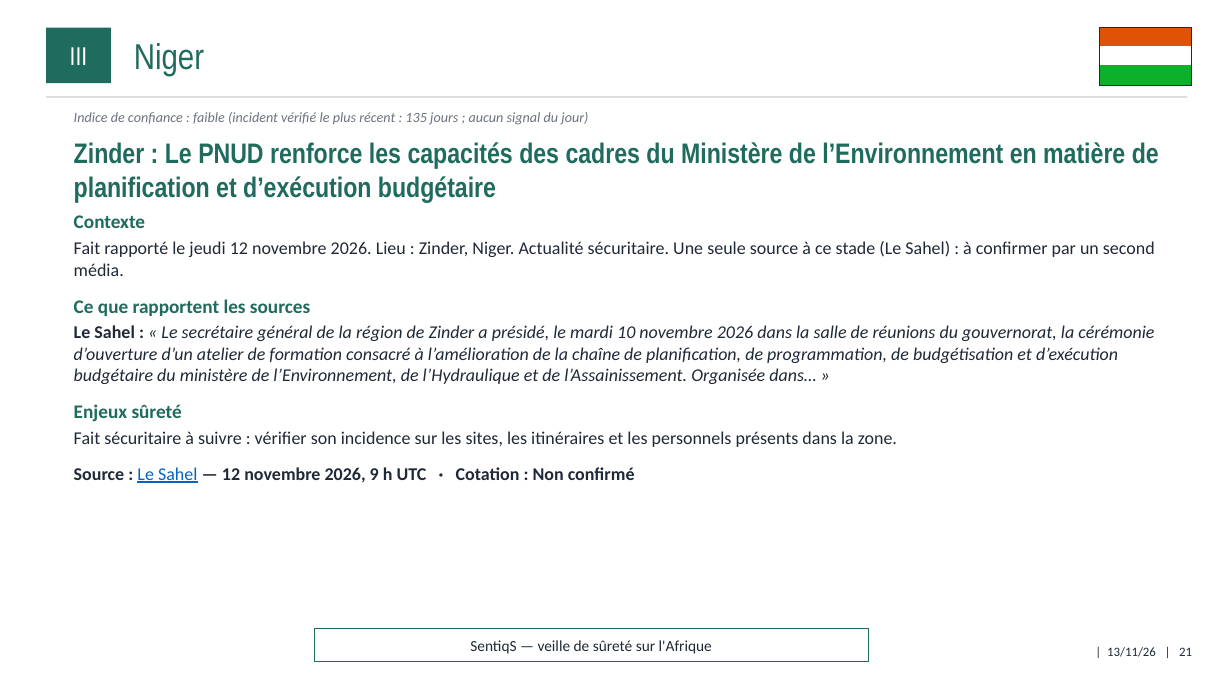
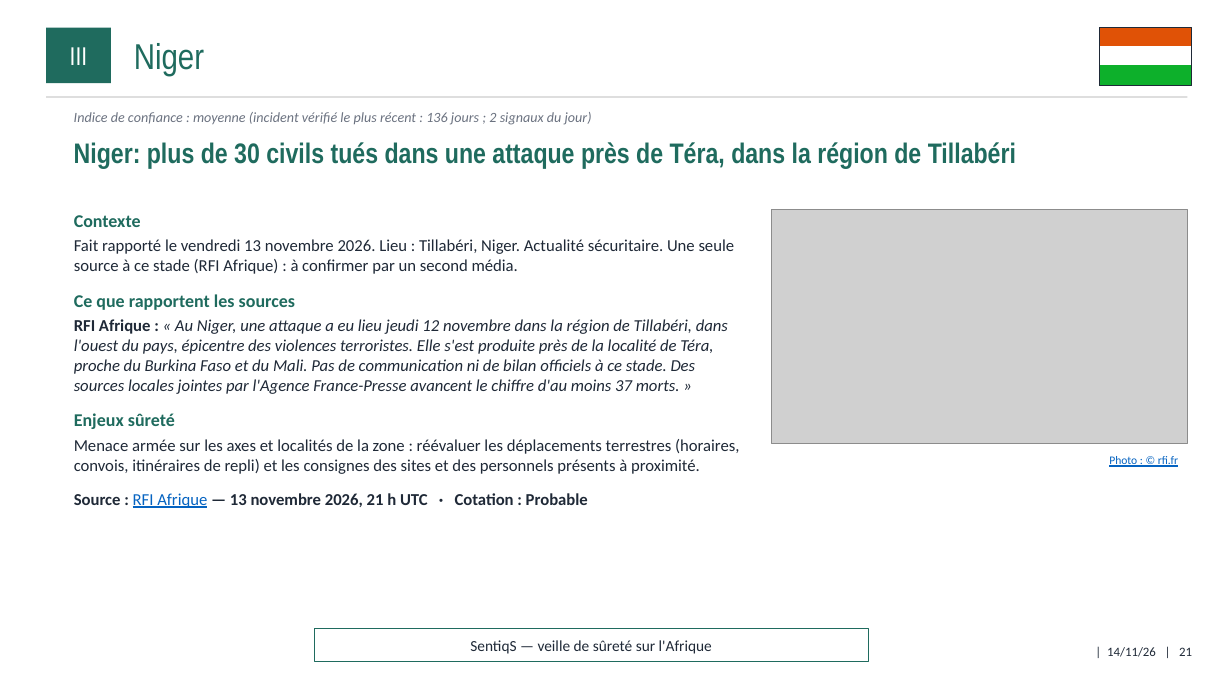
Before and after one commit to ytl1-ops/SentiqS, a slide deck: slide 21 of web/rapports/mensuel/2026-11.pptx. Drawn at 1232x693 pixels with LibreOffice and Linux fonts; fonts in the diff are those of the drawing; grey boxes stand for pictures. Boxes give left, top, right and bottom in pixels: in the first picture for what was removed or moved away, otherwise in the second. Text is boxed around its words. In the diff, an @@ line names an element or a change of style, - is before the commit and + after.

```diff
--- a/web/rapports/mensuel/2026-11.pptx
+++ b/web/rapports/mensuel/2026-11.pptx
@@ text at (74, 112, 592, 125): text changed @@
-Indice de confiance : faible (incident vérifié le plus récent : 135 jours ; aucun signal du jour)
+Indice de confiance : moyenne (incident vérifié le plus récent : 136 jours ; 2 signaux du jour)
@@ text at (74, 142, 1016, 169): text changed @@
-Zinder : Le PNUD renforce les capacités des cadres du Ministère de l’Environnement en matière de planification et d’exécution budgétaire
+Niger: plus de 30 civils tués dans une attaque près de Téra, dans la région de Tillabéri
@@ text at (74, 239, 735, 274): text changed; size 14 to 13 pt @@
-Fait rapporté le jeudi 12 novembre 2026. Lieu : Zinder, Niger. Actualité sécuritaire. Une seule source à ce stade (Le Sahel) : à confirmer par un second média.
+Fait rapporté le vendredi 13 novembre 2026. Lieu : Tillabéri, Niger. Actualité sécuritaire. Une seule source à ce stade (RFI Afrique) : à confirmer par un second média.
@@ text at (74, 215, 295, 429): size 15 to 14 pt in "Contexte", "Ce que rapportent les sources", "Enjeux sûreté" @@
@@ picture added at (772, 210, 1188, 444) @@
@@ text at (74, 319, 728, 394): text changed; size 14 to 13 pt @@
-Le Sahel : « Le secrétaire général de la région de Zinder a présidé, le mardi 10 novembre 2026 dans la salle de réunions du gouvernorat, la cérémonie d’ouverture d’un atelier de formation consacré à l’amélioration de la chaîne de planification, de programmation, de budgétisation et d’exécution budgétaire du ministère de l’Environnement, de l’Hydraulique et de l’Assainissement. Organisée dans… »
+RFI Afrique : « Au Niger, une attaque a eu lieu jeudi 12 novembre dans la région de Tillabéri, dans l'ouest du pays, épicentre des violences terroristes. Elle s'est produite près de la localité de Téra, proche du Burkina Faso et du Mali. Pas de communication ni de bilan officiels à ce stade. Des sources locales jointes par l'Agence France-Presse avancent le chiffre d'au moins 37 morts. »
@@ text at (74, 439, 739, 508): text changed; size 14 to 13 pt @@
-Fait sécuritaire à suivre : vérifier son incidence sur les sites, les itinéraires et les personnels présents dans la zone.
-Source : Le Sahel — 12 novembre 2026, 9 h UTC · Cotation : Non confirmé
+Menace armée sur les axes et localités de la zone : réévaluer les déplacements terrestres (horaires, convois, itinéraires de repli) et les consignes des sites et des personnels présents à proximité.
+Source : RFI Afrique — 13 novembre 2026, 21 h UTC · Cotation : Probable
@@ text added at (1109, 456, 1178, 467), 9 pt, text #0563C1, underline @@
+Photo : © rfi.fr
@@ text at (1107, 647, 1192, 657): text changed @@
-| 13/11/26 | 21
+| 14/11/26 | 21
```
Also in this commit, not shown: 41 other slides changed, 11 other files.
